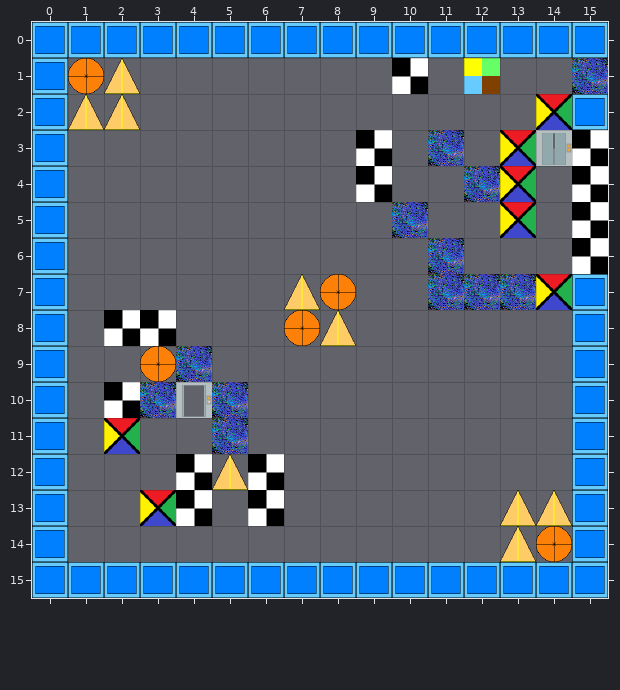
Level history. Tiled map: DoomGame/bin/Debug/Level03.tmx. The picture above was drawn from the file before the commit.
Cells are 64x64 px. Shown: x 0..15, y 0..15.
And afterwards:
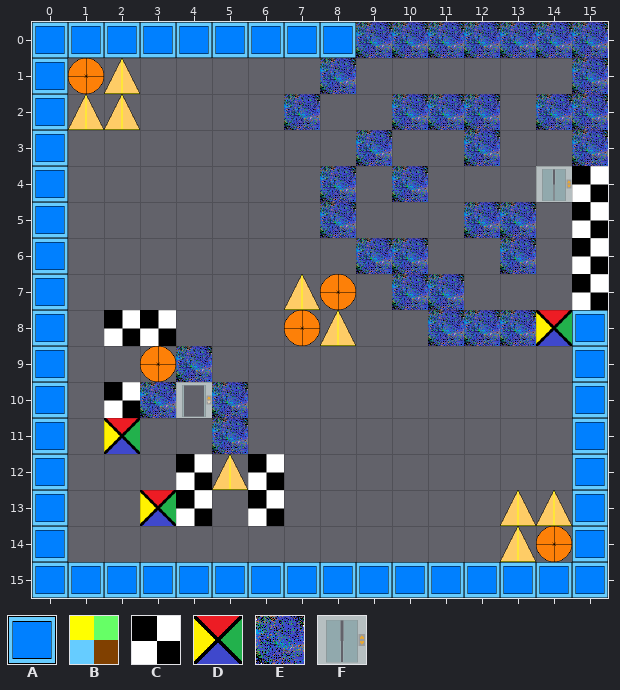
Key: from "Tiles": A 0 "square", B 1 "colors", C 2 "checkers", D 3 "diagonal", E 4 "noise", F 6 "liftStart".
_ is an empty cell.
What changed:
Layer "tiles":
y 0: x 9..15 AAAAAAA -> EEEEEEE
y 1: x 8 _ -> E; x 10 C -> _; x 12 B -> _
y 2: x 7 _ -> E; x 10..12 ___ -> EEE; x 14..15 DA -> EE
y 3: x 9 C -> E; x 11..15 E_DFC -> _E__E
y 4: x 8..10 _C_ -> E_E; x 12..14 ED_ -> __F
y 5: x 8 _ -> E; x 10 E -> _; x 12..13 _D -> EE
y 6: x 9..11 __E -> EE_; x 13 _ -> E
y 7: x 10 _ -> E; x 12..15 EEDA -> ___C
y 8: x 11..14 ____ -> EEED
Boxes around the changes in both pictures, in picture pixels (x1, y1, x2, y2):
changed: (284, 22, 608, 346)
